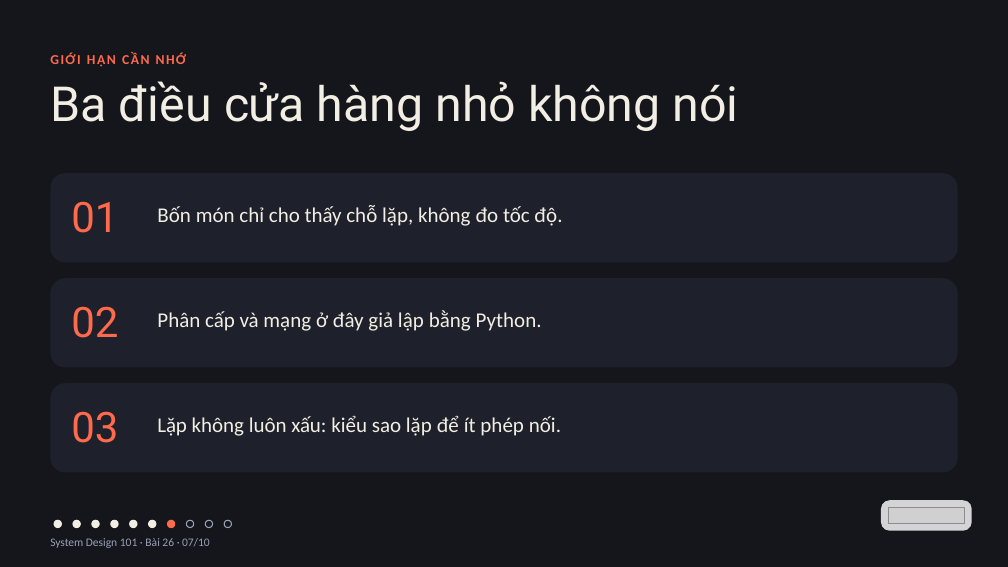
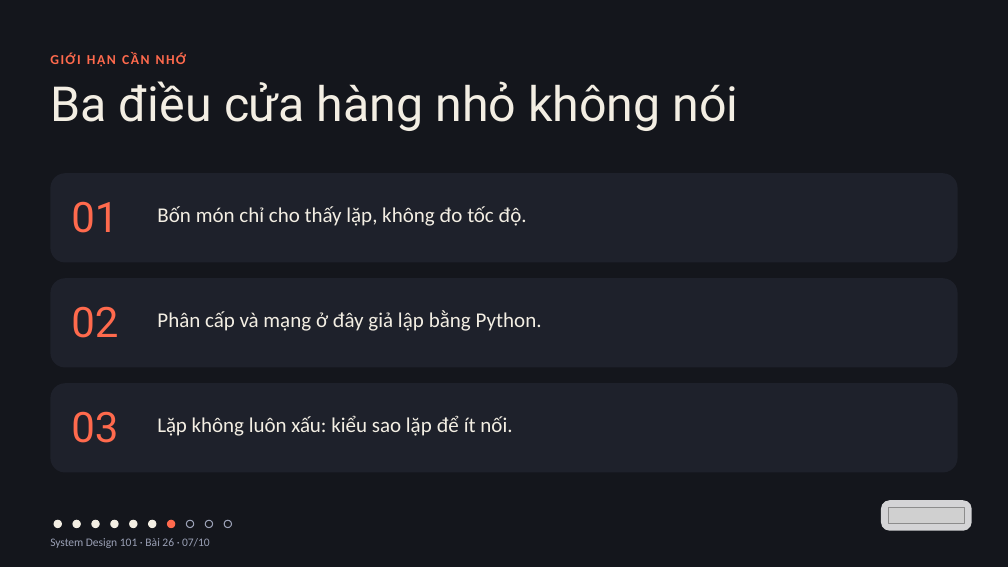
Before and after one commit to vohoailinh90/tool-marketing-studio, a slide deck: slide 7 of system-design-101/vi/lessons/sd-04-026/slides/sd-04-026.pptx. Drawn at 1008x567 pixels with LibreOffice and Linux fonts; fonts in the diff are those of the drawing; grey boxes stand for pictures. Boxes give left, top, right and bottom in pixels: in the first picture for what was removed or moved away, otherwise in the second. Text is boxed around its words. In the diff, an @@ line names an element or a change of style, - is before the commit and + after.

```diff
--- a/system-design-101/vi/lessons/sd-04-026/slides/sd-04-026.pptx
+++ b/system-design-101/vi/lessons/sd-04-026/slides/sd-04-026.pptx
@@ text at (157,206,527,226): text changed @@
-Bốn món chỉ cho thấy chỗ lặp, không đo tốc độ.
+Bốn món chỉ cho thấy lặp, không đo tốc độ.
@@ text at (157,415,512,436): text changed @@
-Lặp không luôn xấu: kiểu sao lặp để ít phép nối.
+Lặp không luôn xấu: kiểu sao lặp để ít nối.
```
Also in this commit, not shown: 4 other slides changed, 4 other files.
